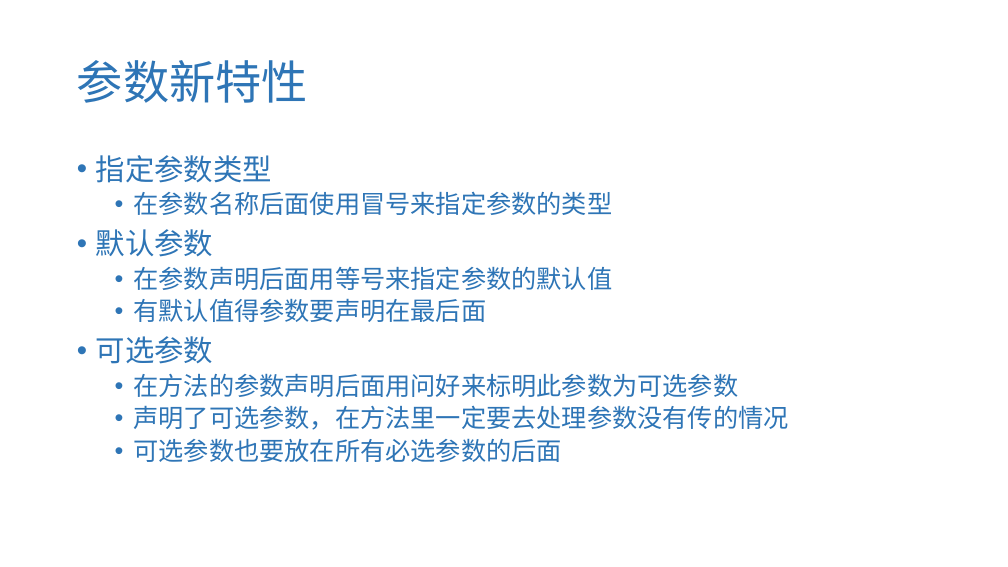
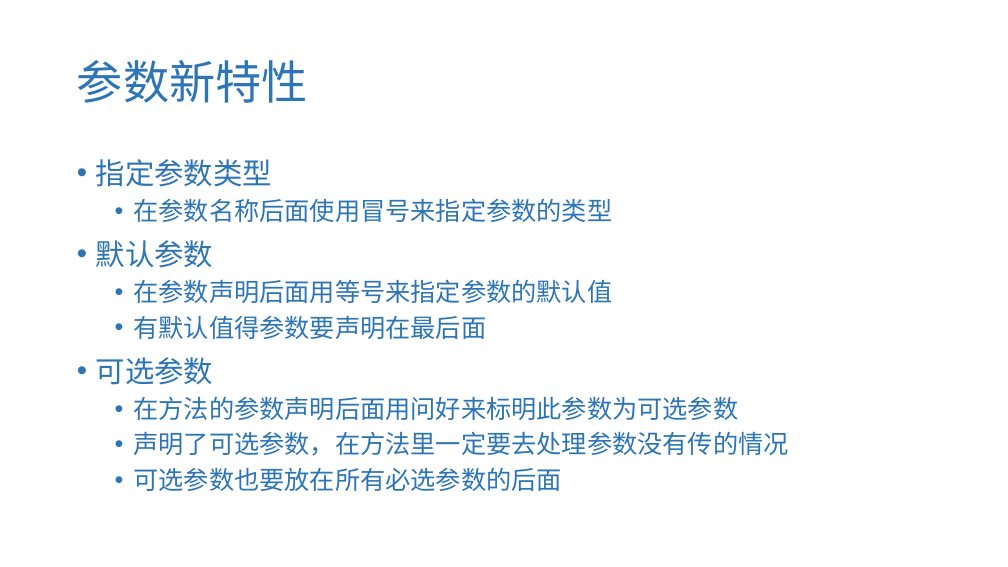
Before and after one commit to iuin/angular-example, a slide deck: slide 7 of TypeScript.pptx. Drawn at 1008x567 pixels with LibreOffice and Linux fonts; fonts in the diff are those of the drawing. Boxes give left, top, right and bottom in pixels: in the first picture for what was removed or moved away, otherwise in the second. Text is boxed around its words. In the diff, an @@ line names an element or a change of style, - is before the commit and + after.

```diff
--- a/TypeScript.pptx
+++ b/TypeScript.pptx
@@ text "指定参数类型" at box(96, 159, 789, 491): line spacing 0.9 to 1 @@
```
Also in this commit, not shown: 9 other slides changed.
